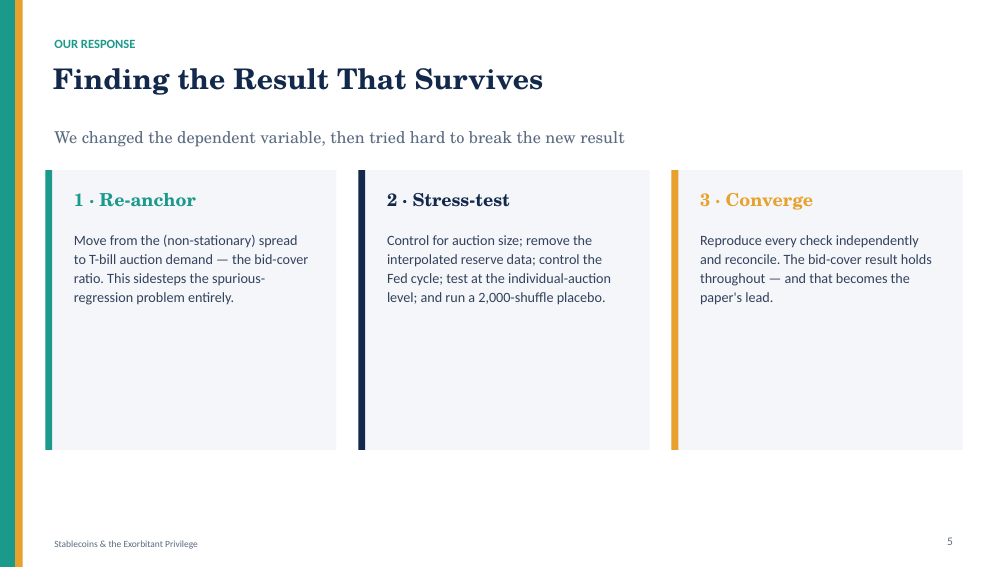
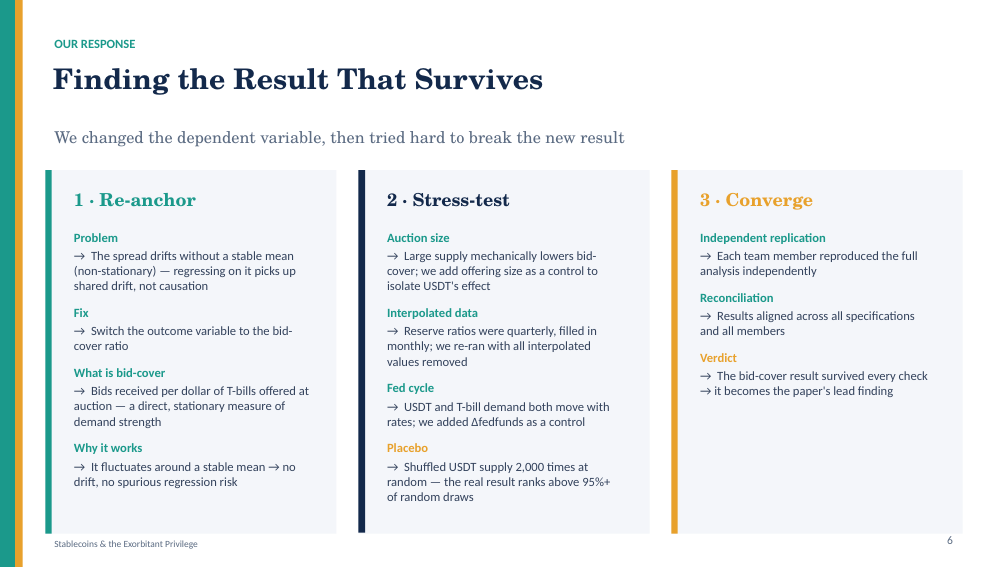
Before and after one commit to kimmireu0921/Stablecoins-and-the-Exorbitant-Privilege, a slide deck: slide 6 of presentations/0616_Stablecoin_Exorbitant_Privilege.pptx (slide 5 before the commit). Drawn at 1008x567 pixels with LibreOffice and Linux fonts; fonts in the diff are those of the drawing. Boxes give left, top, right and bottom in pixels: in the first picture for what was removed or moved away, otherwise in the second. Text is boxed around its words. In the diff, an @@ line names an element or a change of style, - is before the commit and + after.

```diff
--- a/presentations/0616_Stablecoin_Exorbitant_Privilege.pptx
+++ b/presentations/0616_Stablecoin_Exorbitant_Privilege.pptx
@@ rectangle resized from (x1=45, y1=170, x2=337, y2=450) to (x1=45, y1=170, x2=337, y2=534) @@
@@ rectangle resized from (x1=45, y1=170, x2=52, y2=450) to (x1=45, y1=170, x2=51, y2=534) @@
@@ rectangle resized from (x1=358, y1=170, x2=650, y2=450) to (x1=358, y1=170, x2=650, y2=534) @@
@@ rectangle resized from (x1=358, y1=170, x2=365, y2=450) to (x1=358, y1=170, x2=365, y2=533) @@
@@ rectangle resized from (x1=671, y1=170, x2=963, y2=450) to (x1=671, y1=170, x2=963, y2=534) @@
@@ rectangle resized from (x1=671, y1=170, x2=678, y2=450) to (x1=671, y1=170, x2=678, y2=534) @@
@@ text at (x1=74, y1=233, x2=309, y2=488): text changed; size 13.5 to 12 pt @@
-Move from the (non-stationary) spread to T-bill auction demand — the bid-cover ratio. This sidesteps the spurious-regression problem entirely.
+Problem
+→ The spread drifts without a stable mean (non-stationary) — regressing on it picks up shared drift, not causation
+Fix
+→ Switch the outcome variable to the bid-cover ratio
+What is bid-cover
+→ Bids received per dollar of T-bills offered at auction — a direct, stationary measure of demand strength
+Why it works
+→ It fluctuates around a stable mean → no drift, no spurious regression risk
@@ text at (x1=387, y1=233, x2=610, y2=501): text changed; size 13.5 to 12 pt @@
-Control for auction size; remove the interpolated reserve data; control the Fed cycle; test at the individual-auction level; and run a 2,000-shuffle placebo.
+Auction size
+→ Large supply mechanically lowers bid-cover; we add offering size as a control to isolate USDT's effect
+Interpolated data
+→ Reserve ratios were quarterly, filled in monthly; we re-ran with all interpolated values removed
+Fed cycle
+→ USDT and T-bill demand both move with rates; we added Δfedfunds as a control
+Placebo
+→ Shuffled USDT supply 2,000 times at random — the real result ranks above 95%+ of random draws
@@ text at (x1=700, y1=233, x2=928, y2=397): text changed; size 13.5 to 12 pt @@
-Reproduce every check independently and reconcile. The bid-cover result holds throughout — and that becomes the paper's lead.
+Independent replication
+→ Each team member reproduced the full analysis independently
+Reconciliation
+→ Results aligned across all specifications and all members
+Verdict
+→ The bid-cover result survived every check → it becomes the paper's lead finding
@@ text at (x1=947, y1=536, x2=953, y2=544): text changed @@
-5
+6
```
Also in this commit, not shown: 12 other slides changed, 1 slide added, 4 other files.
